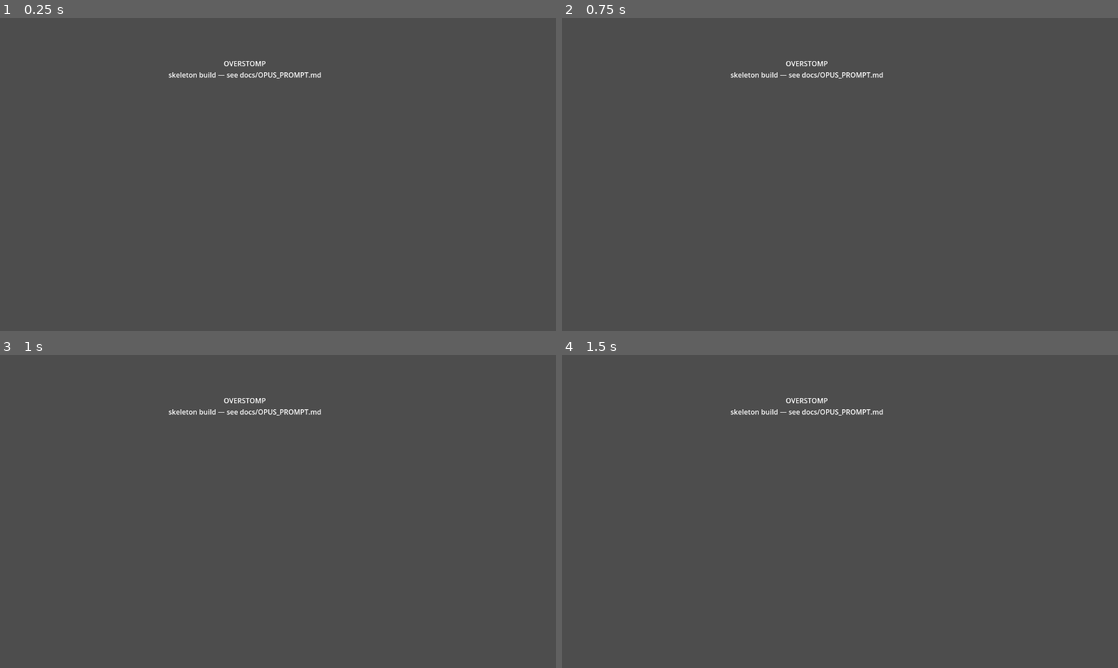
Above: before the commit, frames 1-4 (two rows, left to right).
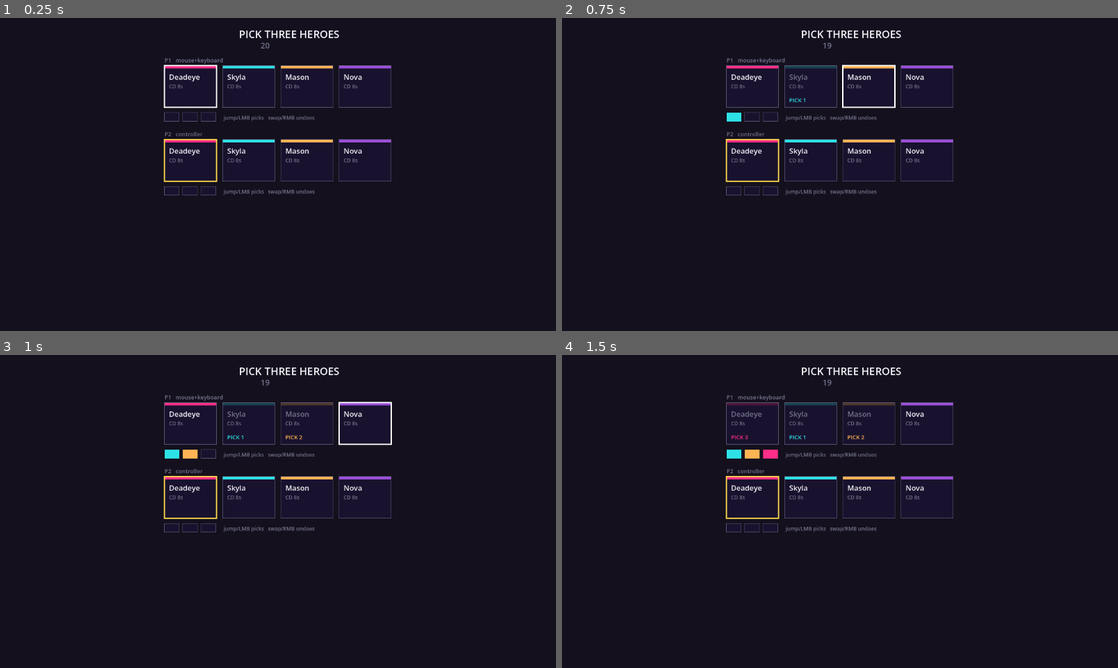
Above: after the commit, the same moments.

Repository: evanli02/stomp-fight-prototype
Game: Godot game, scene res://src/main.tscn
Same seed, same stepped clock (60 frames per second), same inputs: the game is played once before the commit and once after it.
Inputs (mouse positions are in pixels of both pictures, inside the frame that each line leads up to):
- Up to frame 1 (0.25 s): no input
- Up to frame 2 (0.75 s): tap Enter at 0.5 s; move the mouse to (962, 158) at 0.52 s; hold D from 0.53 s (still down); tap Shift at 0.6 s; click (962, 158) at 0.67 s
- Up to frame 3 (1 s): keep holding D; tap Space (p0_jump) at 0.77 s
- Up to frame 4 (1.5 s): keep holding D; tap Space (p0_jump) at 1.25 s; move the mouse to (728, 527) at 1.27 s; tap E at 1.35 s; click (728, 527) at 1.42 s

The runs differ from the first frame. In frame 1, 99% of the frame differs, in the area x 0-100%, y 0-100%; in frame 2, 99%; in frame 3, 99%; in frame 4, 99%.

Commit message:
feat(ui): hero select, and a shell that turns phases into scenes
Closes the last gameplay-facing gap in M3. Players now pick their three heroes
instead of arenas hard-coding a roster.

Pick rules per DESIGN 2.2: three each, no duplicates inside one player's own
trio, duplicates across players allowed. Undo backs a pick out. A SELECT_TIME
countdown auto-fills anything unfinished, which is both the design's answer to
someone stalling and the practical answer to a seat with no controller plugged
in — without it, solo testing could never leave the screen.

The screen polls on the physics tick rather than in _process. InputConfig
memoises one InputFrame per physics tick, so a _process poll would hand the same
"just pressed" edge back once per rendered frame and burn several picks on one
button press.

main.tscn stops being a placeholder label and becomes the shell: it owns which
phase is on screen and nothing else. GameManager decides the phase but holds no
scene references, so something has to do the translation, and keeping that one
job in one tiny file is what lets everything else stay testable headlessly.
Nothing routes through the shell — arenas and harnesses still instantiate their
own scenes directly. An arena that finds MatchState empty starts its own match
from a fallback roster, so F6 straight into duel.tscn still works exactly as it
did, and the harnesses did not have to change.

InputConfig.poll() takes an optional body now; menus have no Node2D to aim from
and get a zero aim vector.

Stage select is NOT here. With one arena it would be a menu with a single
option, so it lands with M5 when there are stages to choose between.

Match harness 41 -> 49 checks covering the pick rules. Movement 66, combat 33.
The full shell flow boots clean end to end.

Co-Authored-By: Claude Opus 5 <noreply@anthropic.com>

Diff:
--- a/src/autoload/game_manager.gd
+++ b/src/autoload/game_manager.gd
@@ -78,8 +78,15 @@
 	phase = p
 	phase_changed.emit(p)
 
+func begin_hero_select() -> void:
+	## Rosters are not known yet, so nothing is registered until picks land.
+	MatchState.clear_players()
+	MatchState.round_wins.clear()
+	round_index = 0
+	set_phase(Phase.HERO_SELECT)
+
 ## Begin a match from an already-picked set of rosters: player_id -> hero ids.
-## Hero select fills this in; until that screen exists, arenas call it directly.
+## Hero select supplies these; arenas run standalone by calling this themselves.
 func start_match(rosters: Dictionary, teams: Dictionary) -> void:
 	MatchState.clear_players()
 	MatchState.round_wins.clear()
--- a/src/autoload/input_config.gd
+++ b/src/autoload/input_config.gd
@@ -99,7 +99,8 @@
 #region Polling
 ## Sample one player's intent for this physics tick. All gameplay reads inputs
 ## through here, never through Input directly (IMPLEMENTATION.md 9).
-func poll(player_id: int, body: Node2D) -> InputFrame:
+## `body` is only needed for mouse aim; menus pass null and get a zero aim.
+func poll(player_id: int, body: Node2D = null) -> InputFrame:
 	var now := Engine.get_physics_frames()
 	var cached: Dictionary = _poll_cache.get(player_id, {})
 	if cached.get("frame", -1) == now:
@@ -109,7 +110,8 @@
 	frame.move = Input.get_vector(
 		action(player_id, &"move_left"), action(player_id, &"move_right"),
 		action(player_id, &"move_up"), action(player_id, &"move_down"))
-	frame.aim = aim_vector(player_id, body.global_position, body.get_viewport())
+	frame.aim = (aim_vector(player_id, body.global_position, body.get_viewport())
+		if body != null else Vector2.ZERO)
 	frame.jump_pressed = Input.is_action_just_pressed(action(player_id, &"jump"))
 	frame.jump_held = Input.is_action_pressed(action(player_id, &"jump"))
 	frame.ability_pressed = Input.is_action_just_pressed(action(player_id, &"ability"))
--- a/src/main.gd
+++ b/src/main.gd
@@ -1,4 +1,28 @@
-extends Control
-## Stub main menu. Replaced by lobby flow in M3/M6.
+extends Node
+## Shell: owns which phase is on screen and nothing else.
+##
+## GameManager decides what phase the match is in but holds no scene references,
+## so something has to translate "we are in HERO_SELECT now" into nodes. That is
+## this file, and keeping it this thin is what lets every other piece be tested
+## headlessly without a shell at all — the arena and the harnesses instantiate
+## their own scenes and never go through here.
+
+const HERO_SELECT := preload("res://src/ui/hero_select.tscn")
+const ARENA := preload("res://src/stage/duel.tscn")
+
+var _current: Node = null
+
 func _ready() -> void:
-	print("Overstomp skeleton loaded. Open src/stage/playground.tscn for M1 work.")
+	GameManager.begin_hero_select()
+	_show(HERO_SELECT.instantiate())
+	_current.picks_confirmed.connect(_on_picks_confirmed)
+
+func _on_picks_confirmed(rosters: Dictionary, teams: Dictionary) -> void:
+	GameManager.start_match(rosters, teams)
+	_show(ARENA.instantiate())
+
+func _show(scene: Node) -> void:
+	if _current != null:
+		_current.queue_free()
+	_current = scene
+	add_child(scene)
--- a/src/main.tscn
+++ b/src/main.tscn
@@ -1,34 +1,6 @@
-[gd_scene format=3 uid="uid://b3s8bp3v040ao"]
+[gd_scene load_steps=2 format=3]
 
-[ext_resource type="Script" uid="uid://d2mmledkbgxwy" path="res://src/main.gd" id="1"]
+[ext_resource type="Script" path="res://src/main.gd" id="1"]
 
-[node name="Main" type="Control" unique_id=1363886119]
-layout_mode = 3
-anchors_preset = 15
-anchor_right = 1.0
-anchor_bottom = 1.0
-offset_left = -76.0
-offset_top = -242.0
-offset_right = -76.0
-offset_bottom = -242.0
-grow_horizontal = 2
-grow_vertical = 2
+[node name="Main" type="Node"]
 script = ExtResource("1")
-
-[node name="Title" type="Label" parent="." unique_id=1745081079]
-layout_mode = 1
-anchors_preset = 8
-anchor_left = 0.5
-anchor_top = 0.5
-anchor_right = 0.5
-anchor_bottom = 0.5
-offset_left = -220.0
-offset_top = -40.0
-offset_right = 220.0
-offset_bottom = 40.0
-grow_horizontal = 2
-grow_vertical = 2
-text = "OVERSTOMP
-skeleton build — see docs/OPUS_PROMPT.md"
-horizontal_alignment = 1
-vertical_alignment = 1
--- a/src/stage/duel.gd
+++ b/src/stage/duel.gd
@@ -46,16 +46,28 @@
 	GameManager.match_won.connect(_on_match_won)
 	banner.hide()
 
-	var rosters := {}
-	var teams := {}
+	# Standalone (F6 straight into this scene, or a harness loading it) there is
+	# no match yet, so start one from the fallback rosters. Arriving from hero
+	# select there already is one, and re-starting it would throw the picks away.
+	if MatchState.players.is_empty():
+		var rosters := {}
+		var teams := {}
+		for i in players.size():
+			var ids: Array[StringName] = []
+			for h in SEAT_ROSTERS[i]:
+				ids.append(h)
+			rosters[i] = ids
+			teams[i] = i
+		GameManager.start_match(rosters, teams)
+	else:
+		# round_started already fired before this scene existed.
+		_spawn_all()
+	queue_redraw()
+
+func _spawn_all() -> void:
 	for i in players.size():
-		var ids: Array[StringName] = []
-		for h in SEAT_ROSTERS[i]:
-			ids.append(h)
-		rosters[i] = ids
-		teams[i] = i
-	GameManager.start_match(rosters, teams)
-	queue_redraw()
+		players[i].respawn_at(SPAWNS[i])
+		players[i].equip_hero(MatchState.active_hero(i))
 
 ## Symmetric sealed box (DESIGN 6.1): mirrored spawn ledges to open from, a high
 ## centre platform worth contesting, and a pillar shaft where two players meet
@@ -89,9 +101,7 @@
 func _on_round_started(index: int) -> void:
 	_respawning.clear()
 	banner.hide()
-	for i in players.size():
-		players[i].respawn_at(SPAWNS[i])
-		players[i].equip_hero(MatchState.active_hero(i))
+	_spawn_all()
 	_log("round %d — fight" % [index + 1])
 
 func _on_life_lost(player_id: int, hero_id: StringName, lives_left: int) -> void:
--- /dev/null
+++ b/src/ui/hero_select.gd
@@ -0,0 +1,171 @@
+extends CanvasLayer
+## Hero select (DESIGN 2.2): every player picks THREE heroes for the round, no
+## duplicates inside one player's own trio. Duplicates across players are legal
+## by default — two people may both bring Mason.
+##
+## Runs on the physics tick, not on frames: InputConfig memoises one InputFrame
+## per physics tick, so polling from _process would hand the same "just pressed"
+## edge back several times and eat a pick per rendered frame.
+
+signal picks_confirmed(rosters: Dictionary, teams: Dictionary)
+
+const SEATS: int = 2
+const PICKS_REQUIRED: int = MatchState.HEROES_PER_PLAYER
+## Nobody should be able to stall a match forever, and a seat with no controller
+## plugged in never picks at all — when this runs out the rest is auto-filled.
+const SELECT_TIME: float = 20.0
+const NAV_REPEAT: float = 0.18
+const NAV_DEADZONE: float = 0.5
+
+const CARD: Vector2 = Vector2(120, 96)
+const GAP: float = 14.0
+const COL_BG: Color = Color(0.05, 0.03, 0.09, 0.88)
+const COL_CARD: Color = Color(0.10, 0.07, 0.18)
+const COL_FRAME: Color = Color(0.36, 0.36, 0.48)
+const COL_TEXT: Color = Color(0.96, 0.96, 0.98)
+const COL_DIM: Color = Color(0.45, 0.45, 0.55)
+const SEAT_CURSOR: Array[Color] = [Color(1, 1, 1), Color(1, 0.85, 0.3)]
+
+var _canvas: Control
+var _roster: Array[StringName] = []
+var _cursor: Array[int] = []
+var _picks: Array = []
+var _nav_cooldown: Array[float] = []
+var _remaining: float = SELECT_TIME
+var _done: bool = false
+
+func _ready() -> void:
+	_roster = GameManager.roster_ids()
+	for i in SEATS:
+		_cursor.append(0)
+		_picks.append([] as Array[StringName])
+		_nav_cooldown.append(0.0)
+	_canvas = Control.new()
+	_canvas.set_anchors_preset(Control.PRESET_FULL_RECT)
+	_canvas.mouse_filter = Control.MOUSE_FILTER_IGNORE
+	add_child(_canvas)
+	_canvas.draw.connect(_draw_screen)
+
+func _physics_process(delta: float) -> void:
+	if _done:
+		return
+	_remaining -= delta
+	for seat in SEATS:
+		_handle_seat(seat, delta)
+	if _remaining <= 0.0:
+		_auto_fill()
+	if _all_seats_ready():
+		_confirm()
+	_canvas.queue_redraw()
+
+func _handle_seat(seat: int, delta: float) -> void:
+	var frame := InputConfig.poll(seat)
+	_nav_cooldown[seat] = maxf(_nav_cooldown[seat] - delta, 0.0)
+	if absf(frame.move.x) < NAV_DEADZONE:
+		_nav_cooldown[seat] = 0.0          # release re-arms an instant step
+	elif _nav_cooldown[seat] <= 0.0:
+		_cursor[seat] = wrapi(_cursor[seat] + signi(int(signf(frame.move.x))), 0, _roster.size())
+		_nav_cooldown[seat] = NAV_REPEAT
+
+	if frame.jump_pressed or frame.ability_pressed:
+		_pick(seat, _roster[_cursor[seat]])
+	if frame.swap_pressed:
+		_undo(seat)
+
+func _pick(seat: int, hero_id: StringName) -> void:
+	var picks: Array = _picks[seat]
+	if picks.size() >= PICKS_REQUIRED or picks.has(hero_id):
+		return  # no duplicates inside one player's trio (DESIGN 2.2)
+	picks.append(hero_id)
+
+func _undo(seat: int) -> void:
+	var picks: Array = _picks[seat]
+	if not picks.is_empty():
+		picks.pop_back()
+
+## Fill whatever the timer ran out on, in roster order, skipping that seat's own
+## existing picks. A seat with no device attached lands here every time.
+func _auto_fill() -> void:
+	for seat in SEATS:
+		for hero_id in _roster:
+			if _picks[seat].size() >= PICKS_REQUIRED:
+				break
+			_pick(seat, hero_id)
+
+func _all_seats_ready() -> bool:
+	for seat in SEATS:
+		if _picks[seat].size() < PICKS_REQUIRED:
+			return false
+	return true
+
+func _confirm() -> void:
+	_done = true
+	var rosters := {}
+	var teams := {}
+	for seat in SEATS:
+		var ids: Array[StringName] = []
+		for h in _picks[seat]:
+			ids.append(h)
+		rosters[seat] = ids
+		teams[seat] = seat   # 1v1: one seat per team. Team sizes arrive in M6.
+	picks_confirmed.emit(rosters, teams)
+
+#region Drawing
+func _draw_screen() -> void:
+	var font := ThemeDB.fallback_font
+	var size := _canvas.size
+	_canvas.draw_rect(Rect2(Vector2.ZERO, size), COL_BG)
+	_canvas.draw_string(font, Vector2(size.x * 0.5 - 90, 46), "PICK THREE HEROES",
+		HORIZONTAL_ALIGNMENT_LEFT, -1, 24, COL_TEXT)
+	_canvas.draw_string(font, Vector2(size.x * 0.5 - 40, 70),
+		"%0.0f" % maxf(_remaining, 0.0), HORIZONTAL_ALIGNMENT_LEFT, -1, 18,
+		COL_DIM if _remaining > 5.0 else Color(1, 0.4, 0.4))
+
+	var row_w := _roster.size() * CARD.x + (_roster.size() - 1) * GAP
+	for seat in SEATS:
+		var origin := Vector2(size.x * 0.5 - row_w * 0.5, 110.0 + seat * (CARD.y + 74.0))
+		_draw_seat(font, seat, origin)
+
+func _draw_seat(font: Font, seat: int, origin: Vector2) -> void:
+	var picks: Array = _picks[seat]
+	_canvas.draw_string(font, origin + Vector2(0, -8),
+		"P%d   %s" % [seat + 1, "mouse+keyboard" if seat == 0 else "controller"],
+		HORIZONTAL_ALIGNMENT_LEFT, -1, 13, COL_DIM)
+
+	for i in _roster.size():
+		var hero_id: StringName = _roster[i]
+		var data := GameManager.hero_data(hero_id)
+		var accent: Color = data.accent_color if data != null else Color.WHITE
+		var pos := origin + Vector2(i * (CARD.x + GAP), 0)
+		var taken := picks.has(hero_id)
+
+		_canvas.draw_rect(Rect2(pos, CARD), COL_CARD)
+		_canvas.draw_rect(Rect2(pos, Vector2(CARD.x, 6)), accent if not taken else accent * 0.5)
+		if _cursor[seat] == i and picks.size() < PICKS_REQUIRED:
+			_canvas.draw_rect(Rect2(pos, CARD), SEAT_CURSOR[seat], false, 3.0)
+		else:
+			_canvas.draw_rect(Rect2(pos, CARD), COL_FRAME, false, 1.0)
+
+		var label: String = data.hero_name if data != null else String(hero_id)
+		_canvas.draw_string(font, pos + Vector2(10, 32), label,
+			HORIZONTAL_ALIGNMENT_LEFT, -1, 17, COL_TEXT if not taken else COL_DIM)
+		if data != null:
+			_canvas.draw_string(font, pos + Vector2(10, 52), "CD %.0fs" % data.ability_cooldown,
+				HORIZONTAL_ALIGNMENT_LEFT, -1, 12, COL_DIM)
+		if taken:
+			var slot := picks.find(hero_id) + 1
+			_canvas.draw_string(font, pos + Vector2(10, CARD.y - 12), "PICK %d" % slot,
+				HORIZONTAL_ALIGNMENT_LEFT, -1, 13, accent)
+
+	# Picked-so-far strip, so a player can see their trio without counting cards.
+	for slot in PICKS_REQUIRED:
+		var box := Rect2(origin + Vector2(slot * 42, CARD.y + 12), Vector2(34, 20))
+		if slot < picks.size():
+			var d := GameManager.hero_data(picks[slot])
+			_canvas.draw_rect(box, d.accent_color if d != null else Color.WHITE)
+		else:
+			_canvas.draw_rect(box, COL_CARD)
+			_canvas.draw_rect(box, COL_FRAME, false, 1.0)
+	_canvas.draw_string(font, origin + Vector2(PICKS_REQUIRED * 42 + 10, CARD.y + 28),
+		"jump/LMB picks   swap/RMB undoes", HORIZONTAL_ALIGNMENT_LEFT, -1, 12, COL_DIM)
+#endregion
--- /dev/null
+++ b/src/ui/hero_select.tscn
@@ -0,0 +1,6 @@
+[gd_scene load_steps=2 format=3]
+
+[ext_resource type="Script" path="res://src/ui/hero_select.gd" id="1"]
+
+[node name="HeroSelect" type="CanvasLayer"]
+script = ExtResource("1")
--- a/tests/match_harness.gd
+++ b/tests/match_harness.gd
@@ -42,6 +42,7 @@
 #endregion
 
 func _run() -> void:
+	await _check_hero_select()
 	await _check_rosters()
 	await _check_swap()
 	await _check_swap_equips_the_body()
@@ -49,6 +50,67 @@
 	await _check_cooldowns_tick_while_benched()
 	await _check_ultimate_economy()
 	await _check_round_win_and_reset()
+
+## Hero select's rules, driven directly rather than through synthetic button
+## presses — the screen is a thin shell over these and the rules are the part
+## that can silently go wrong (DESIGN 2.2).
+func _check_hero_select() -> void:
+	var screen: CanvasLayer = load("res://src/ui/hero_select.tscn").instantiate()
+	add_child(screen)
+	await get_tree().physics_frame
+	var roster: Array = GameManager.roster_ids()
+
+	screen._pick(0, roster[0])
+	screen._pick(0, roster[0])
+	check("a hero cannot be picked twice by the same player",
+		screen._picks[0].size() == 1, "picks=%s" % [screen._picks[0]])
+
+	screen._pick(1, roster[0])
+	check("two players may both take the same hero",
+		screen._picks[1].size() == 1 and screen._picks[1][0] == roster[0],
+		"p2 picks=%s" % [screen._picks[1]])
+
+	screen._undo(0)
+	check("undo removes the last pick", screen._picks[0].is_empty(),
+		"picks=%s" % [screen._picks[0]])
+
+	for i in roster.size():
+		screen._pick(0, roster[i])
+	check("a player cannot pick more than three",
+		screen._picks[0].size() == MatchState.HEROES_PER_PLAYER,
+		"picks=%s" % [screen._picks[0]])
+	check("the screen is not ready until every seat has three",
+		not screen._all_seats_ready())
+
+	# A seat with no controller attached never picks; the timer covers it.
+	var confirmed: Array = []
+	screen.picks_confirmed.connect(func(r: Dictionary, t: Dictionary) -> void:
+		confirmed.append({"rosters": r, "teams": t}))
+	screen._remaining = 0.0
+	var fired: bool = false
+	for i in 30:
+		await get_tree().physics_frame
+		if not confirmed.is_empty():
+			fired = true
+			break
+	check("the timer auto-fills an idle seat and confirms", fired,
+		"picks=%s" % [screen._picks[1]])
+	if fired:
+		var rosters: Dictionary = confirmed[0]["rosters"]
+		check("every confirmed seat has exactly three heroes",
+			rosters[0].size() == 3 and rosters[1].size() == 3,
+			"p1=%s p2=%s" % [rosters[0], rosters[1]])
+		check("auto-filled picks have no duplicates",
+			rosters[1].size() == _unique(rosters[1]).size(), "p2=%s" % [rosters[1]])
+	screen.queue_free()
+	await get_tree().physics_frame
+
+func _unique(a: Array) -> Array:
+	var seen := []
+	for v in a:
+		if not seen.has(v):
+			seen.append(v)
+	return seen
 
 func _check_rosters() -> void:
 	check("the match starts in ROUND_ACTIVE",
Not shown, added: src/ui/hero_select.gd.uid
Not shown, changed: docs/IMPLEMENTATION.md
